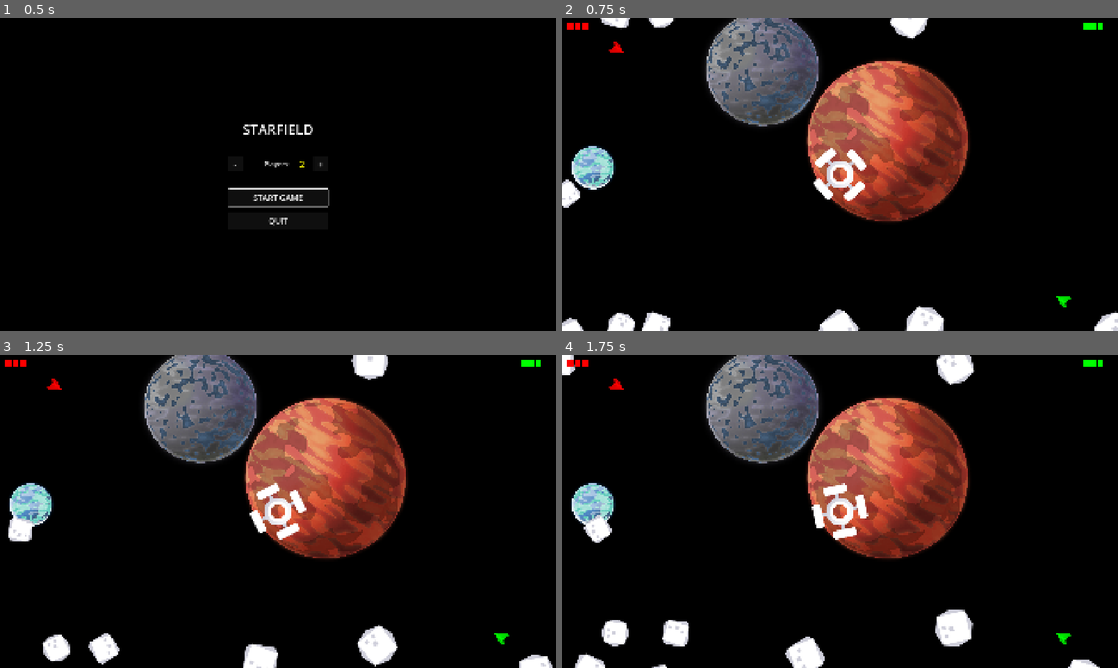
Above: before the commit, frames 1-4 (two rows, left to right).
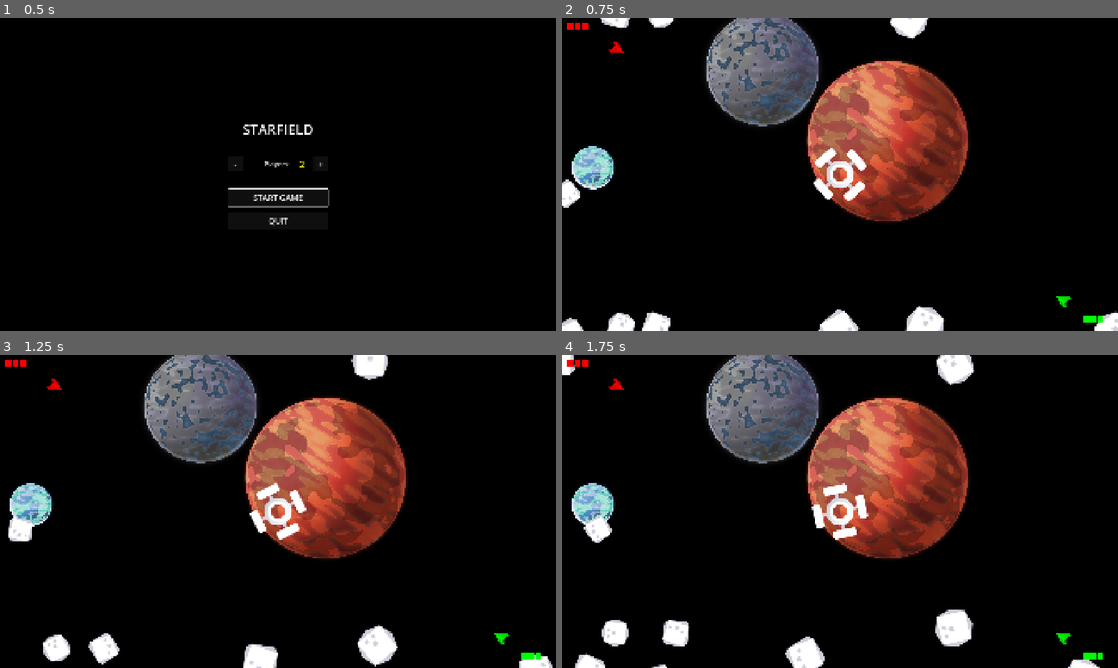
Above: after the commit, the same moments.

Repository: Teeohbee/CelestialMeadow
Game: Godot game, scene res://menu.tscn
Same seed, same stepped clock (60 frames per second), same inputs: the game is played once before the commit and once after it.
Inputs:
- Up to frame 1 (0.5 s): no input
- Up to frame 2 (0.75 s): click "START GAME" at 0.5 s
- Up to frame 3 (1.25 s): no input
- Up to frame 4 (1.75 s): no input

Frame 1 is identical in both runs. In frame 2, 0.1% of the frame differs, in the area x 93-98%, y 1-98%; in frame 3, 0.1%; in frame 4, 0.1%.

Commit message:
Fix player corner positions to match spawn locations

Diff:
--- a/hud.gd
+++ b/hud.gd
@@ -4,10 +4,10 @@
 var life_icon_size = 20
 var player_colors = [Color.RED, Color.GREEN, Color.BLUE, Color.YELLOW]
 var corner_positions = [
-	{"anchor": Control.PRESET_TOP_LEFT, "margin": Vector2(20, 20)},
-	{"anchor": Control.PRESET_TOP_RIGHT, "margin": Vector2(-20, 20)},
-	{"anchor": Control.PRESET_BOTTOM_LEFT, "margin": Vector2(20, -20)},
-	{"anchor": Control.PRESET_BOTTOM_RIGHT, "margin": Vector2(-20, 20)}
+	{"anchor": Control.PRESET_TOP_LEFT, "margin": Vector2(20, 20)},       # Player 0
+	{"anchor": Control.PRESET_BOTTOM_RIGHT, "margin": Vector2(-20, -20)}, # Player 1
+	{"anchor": Control.PRESET_BOTTOM_LEFT, "margin": Vector2(20, -20)},   # Player 2
+	{"anchor": Control.PRESET_TOP_RIGHT, "margin": Vector2(-20, 20)}      # Player 3
 ]
 
 func _ready():
@@ -18,13 +18,13 @@
 		# Position container in corner
 		if i == 0:  # Top left
 			container.position = corner_positions[i].margin
-		elif i == 1:  # Top right
-			container.position = Vector2(corner_positions[i].margin.x - 100, corner_positions[i].margin.y)
+		elif i == 1:  # Bottom right
+			container.position = Vector2(corner_positions[i].margin.x - 100, corner_positions[i].margin.y - 30)
 			container.alignment = BoxContainer.ALIGNMENT_END
 		elif i == 2:  # Bottom left
 			container.position = Vector2(corner_positions[i].margin.x, corner_positions[i].margin.y - 30)
-		else:  # Bottom right
-			container.position = Vector2(corner_positions[i].margin.x - 100, corner_positions[i].margin.y - 30)
+		else:  # Top right (Player 3)
+			container.position = Vector2(corner_positions[i].margin.x - 100, corner_positions[i].margin.y)
 			container.alignment = BoxContainer.ALIGNMENT_END
 
 		container.add_theme_constant_override("separation", 5)
